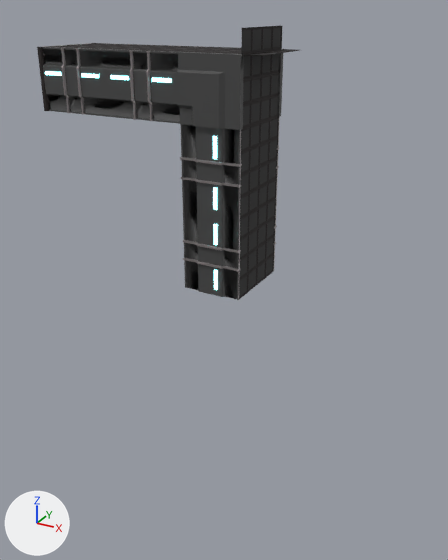
Renders of the FBX model TeamZindo_GJ/Assets/Art/room8.fbx from each side of a commit.
Rendered twice from a 50 mm camera at (23.3, -17.8, 4.7) aimed at (9.2, 7.8, -8.0). The lights are fixed; the arrows at lower left show +X, +Y and +Z. Where no turn or scale is listed for an object, it has been applied to the vertices. Vertices at the same position are counted once.

The older version as bpy lines, for what is in view:
```python
me_plane_153 = bpy.data.meshes.new('Plane.153')
me_plane_153.from_pydata(...)  # 3125 vertices, 3062 faces; spans x -9.54..2.46, y -0.27..4.27, z -9.5..2.5
# faces by material slot: [790, 160, 1312, 640, 160]
me_plane_153.materials.append(mat_grey_dark)  # dark grey #484848
me_plane_153.materials.append(mat_wall_light)  # green #88e7c0
me_plane_153.materials.append(mat_grey_light)  # grey #9b9495
me_plane_153.materials.append(mat_floor_cracks)  # black #231d1d
me_plane_153.materials.append(mat_floor)  # black #424242
ob_walls = bpy.data.objects.new('walls', me_plane_153)
ob_walls.location = (9.54, 6.0, 1.5)
```
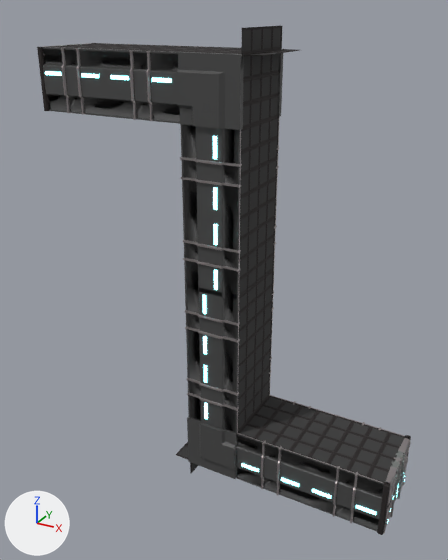
Commit message: vert room

Edits to the scene script, one JSON object a line:
```json
{"block": "me_plane_153", "where": "# used by ob_walls; location = (9.54, 6.0, 1.5)"}
{"op": "remove", "block": "me_plane_153", "code": "me_plane_153.from_pydata(...)  # 3125 vertices, 3062 faces; spans x -9.54..2.46, y -0.27..4.27, z -9.5..2.5"}
{"op": "add", "block": "me_plane_153", "code": "me_plane_153.from_pydata(...)  # 6232 vertices, 6124 faces; spans x -9.54..9.47, y -0.27..4.27, z -21.27..2.5"}
{"block": "me_plane_153", "change": "me_plane_153 part 1: the loose piece of 64 vertices spanning x -1.5..1.5, y -0.27..0.27, z -1.5..1.5 is copied, and the copy is turned -180 degrees about the y axis through its middle, then moved by (-0.07, 0.0, -18.77); it spans x -1.57..1.43, y -0.27..0.27, z -20.27..-17.27"}
{"block": "me_plane_153", "change": "me_plane_153 part 2: the loose piece of 89 vertices spanning x -1.54..-1.5, y 0.0..4.0, z -9.5..-5.5 is copied, and the copy is turned -180 degrees about the y axis through its middle, then moved by (2.97, 0.0, -3.77); it spans x 1.43..1.47, y 0.0..4.0, z -13.27..-9.27"}
{"block": "me_plane_153", "change": "me_plane_153 part 3: the loose piece of 89 vertices spanning x -1.54..-1.5, y 0.0..4.0, z -9.5..-5.5 is copied, and the copy is turned -180 degrees about the y axis through its middle, then moved by (2.97, 0.0, -7.77); it spans x 1.43..1.47, y 0.0..4.0, z -17.27..-13.27"}
{"block": "me_plane_153", "change": "me_plane_153 part 4: a new loose piece of 2801 vertices spanning x -2.53..9.47, y -0.21..4.21, z -21.27..-9.27"}
{"op": "add", "block": "me_cube_001", "code": ["me_cube_001 = bpy.data.meshes.new('Cube.001')", "me_cube_001.from_pydata(...)  # 2084 vertices, 2106 faces; spans x -0.34..0.34, y -4.15..0.15, z -1.0..2.01", "# faces by material slot: [788, 190, 792, 22, 76, 238]", "me_cube_001.materials.append(mat_grey_dark)  # dark grey #484848", "me_cube_001.materials.append(mat_wall_light)  # green #88e7c0", "me_cube_001.materials.append(mat_grey_light)  # grey #9b9495", "me_cube_001.materials.append(mat_floor_cracks)  # black #231d1d", "me_cube_001.materials.append(mat_silvermetal)  # light grey #b9cfca", "me_cube_001.materials.append(mat_material_001)  # grey #a3a8a5"]}
{"op": "add", "block": "ob_door_001", "code": ["ob_door_001 = bpy.data.objects.new('door.001', me_cube_001)", "ob_door_001.location = (18.93, 10.0, -17.77)"]}
```

Location of each change, [x1, y1, x2, y2] in pixels of the pictures (448 x 560 px):
```json
{"object": "walls", "change": "reshaped", "before": [42, 25, 299, 300], "after": [42, 25, 405, 531], "on screen": "41% wider, 84% taller"}
{"object": "door.001", "change": "added", "after": [377, 435, 411, 535], "faces in mat_grey_light (grey #9b9495)": [384, 437, 411, 533], "faces in mat_floor_cracks (black #231d1d)": [377, 435, 411, 535], "faces in mat_material_001 (grey #a3a8a5)": [392, 451, 405, 516]}
{"part": 1, "of": "me_plane_153", "change": "added", "after": [187, 416, 237, 479], "on screen": "black"}
{"part": 2, "of": "me_plane_153", "change": "added", "after": [238, 268, 274, 368], "on screen": "black"}
{"part": 3, "of": "me_plane_153", "change": "added", "after": [238, 334, 272, 432], "on screen": "black"}
{"part": 4, "of": "me_plane_153", "change": "added", "after": [176, 274, 405, 531], "on screen": "black"}
```
